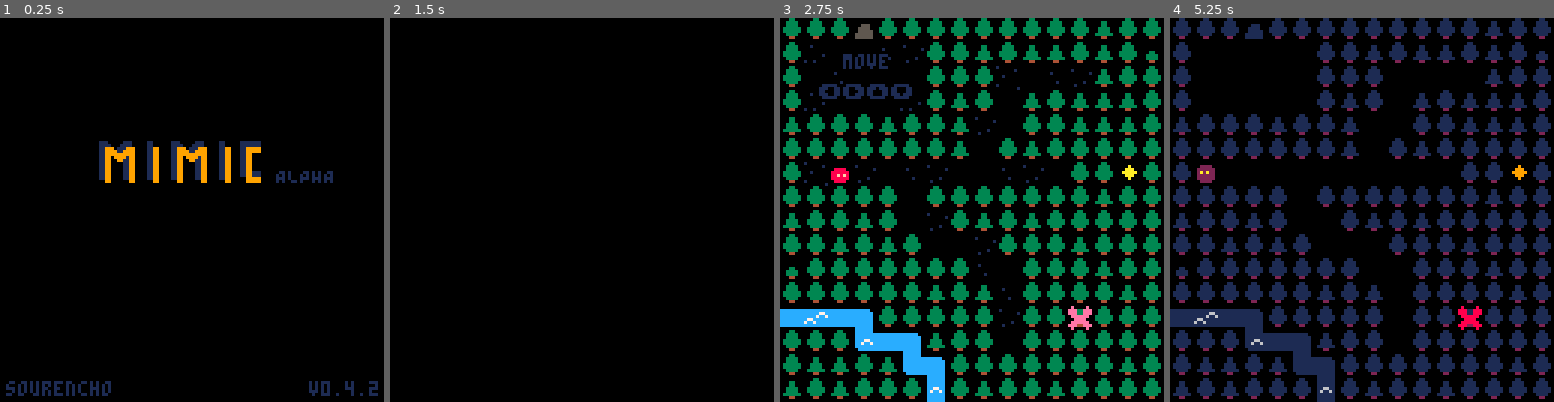
Above: before the commit, frames 1-4 (left to right).
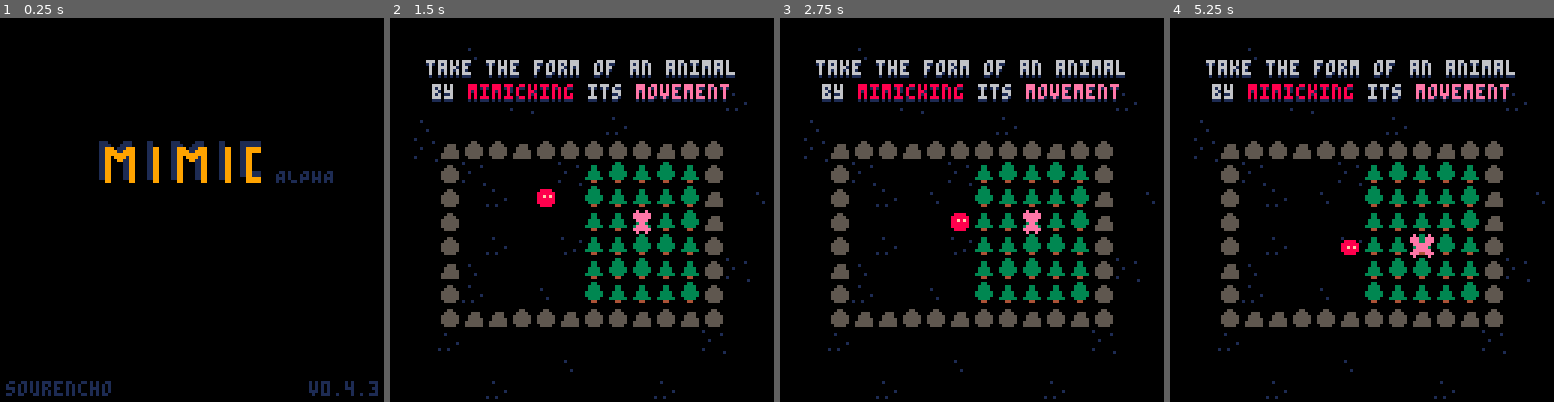
Above: after the commit, the same moments.

Repository: sourencho/mimic
Game: PICO-8 cartridge mimic.p8
Same seed, same stepped clock (60 frames per second), same inputs: the game is played once before the commit and once after it.
Inputs:
- Up to frame 1 (0.25 s): no input
- Up to frame 2 (1.5 s): tap X (X key) at 0.33, 1.07 s; tap O (Z key) at 0.7 s
- Up to frame 3 (2.75 s): hold Right 1.6-2.1 s; tap O (Z key) at 1.7, 2.1, 2.5 s; tap X (X key) at 1.85 s; hold Up 2.15-2.42 s; hold Right from 2.47 s (still down)
- Up to frame 4 (5.25 s): tap O (Z key) every 0.4 s from 2.9 to 4.9 s; tap X (X key) at 2.97, 4.08, 5.2 s; release Right at 3.03 s; hold Left 3.08-3.58 s; hold Down 3.63-3.97 s; hold Right 4.02-4.68 s; hold Up 4.73-5.03 s; hold Left from 5.08 s (still down)

The runs differ from the first frame. In frame 1, less than 0.1% of the frame differs, in the area x 96-99%, y 96-98%; in frame 2, 15%; in frame 3, 39%; in frame 4, 41%, in the area x 0-100%, y 0-100%.

Commit message:
Setup v0.4.3

Diff:
--- a/mimic.p8
+++ b/mimic.p8
@@ -1,18 +1,18 @@
 pico-8 cartridge // http://www.pico-8.com
 version 32
 __lua__
--- mimic v0.4.2
+-- mimic v0.4.3
 -- by sourencho
 
-VERSION = "v0.4.2"
+VERSION = "v0.4.3"
 
 -- DATA
 
 -- SETTINGS
 start_level = 0
-level_count = 14
+level_count = 11
 skip_levels = {3, 5, 6, 8}
-skip_tutorial = true
+skip_tutorial = false
 
 tutorial_level = 15
 tutorial_speed = 20
@@ -2202,9 +2202,9 @@
 0000000000000000000306020604000008000000000000000003060206000000000000000000000000020201000000000000000000000000000200000000000008101060606060020202020202028080040424404040400202020202020080800101214040404002020202020202808010101040404040020202020208088080
 0808080808080808080808080808080802020202020000000800000000000000020202020000000000000000000000000202020200000000000000000000000000000000000000000000000000000000000000000000000000000000000000000000000000000000000000000000000000000000000000000000000000000000
 __map__
-6060605160606060606060606061606000000000000000000000000000000000414141414141414141414141414141410000000000000000000000000000000060616162606060606060606060616060000000000000000000000000000000006057616061616060606061616060606100000000000000000000000000000000
+6060606160606060606060606061606000000000000000000000000000000000414141414141414141414141414141410000000000000000000000000000000060616162606060606060606060616060000000000000000000000000000000006057616061616060606061616060606100000000000000000000000000000000
 607141417042606061606161606160620000000000000000000000000000000041714161626161704141704141414241000000000000000000000000000000006060616060606060606162606260606000000000000000000000000000000000617b616141724140414172414160616100000000000000000000000000000000
-60417041414160606072417042616060000000000000000000000000000000004141604748784961714141414141414100000000000000000000000000000000484c6062606160616260606060606060000000000000000000000000000000006057604141414170414141414142616100000000000000000000000000000000
+61417041414160606072417042616060000000000000000000000000000000004141604748784961714141414141414100000000000000000000000000000000484c6062606160616260606060606060000000000000000000000000000000006057604141414170414141414142616100000000000000000000000000000000
 6071414141716061604161606161616000000000000000000000000000000000716062574070674960414141414141700000000000000000000000000000000051576060604060606060606051606060000001000000000000000000000000006157614171414141417141414141416000000000000000004100000000000000
 616060606160606142416060616161600000000000000000000000000000000041416057414171674c617041417141410000000000000000000000000000000051677848484c6061474849606051606000000000000000000000000000000000626a484878484848794848487848484800000000000000000007000000000000
 60606060606060614160616060606060000000000000000000000000000000004141616a49414141576041414141414100000000000000000000000000000000505151515167484858707a5151516060000000000000000007000000000000005051515150606060515151515051505000000000000000000000000000000000
Not shown, changed: the thumbnail (__label__) section of mimic.p8
